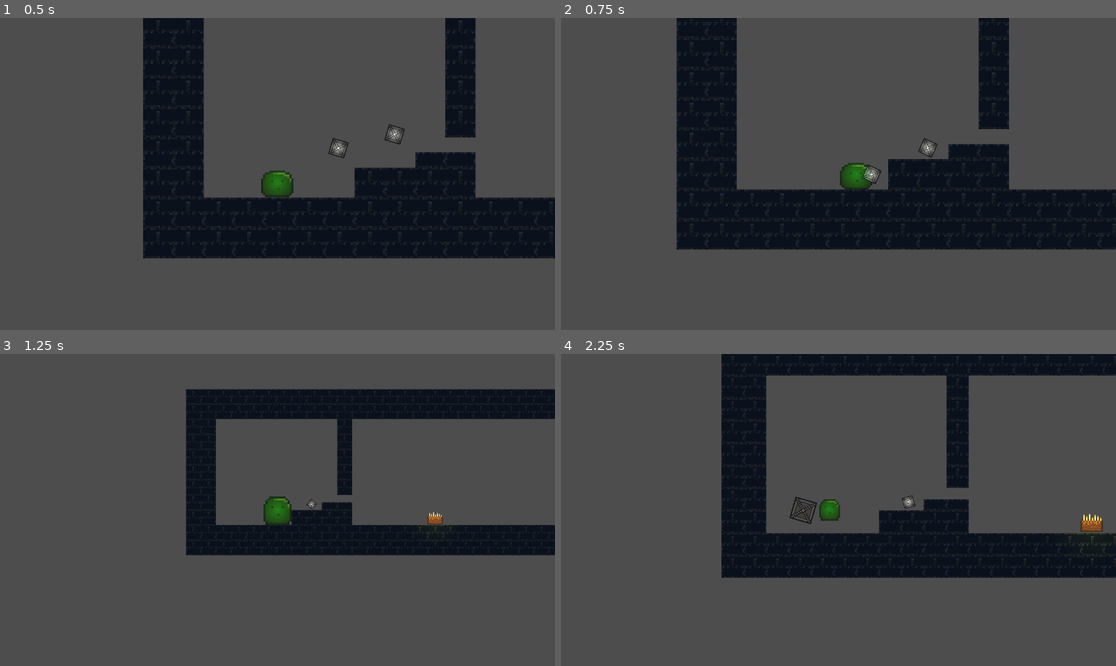
Above: before the commit, frames 1-4 (two rows, left to right).
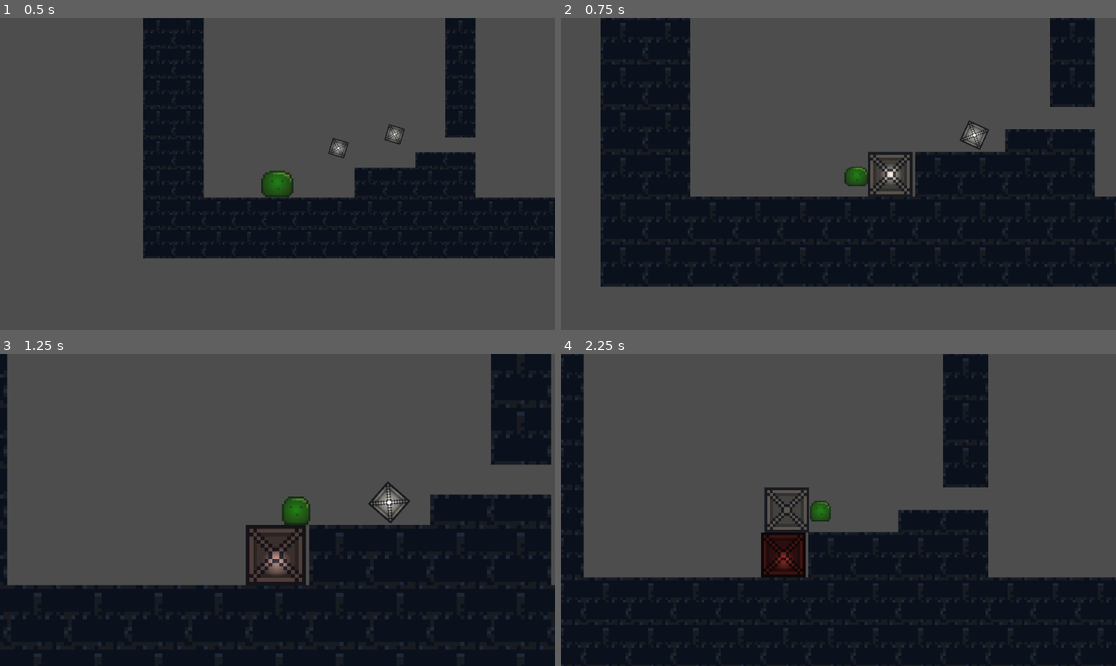
Above: after the commit, the same moments.

Repository: jkuball/splittle-bocks
Game: Godot game, scene res://scenes/levels/level3.tscn
The game is run twice, just before and just after one commit, with the same random seed, the same clock (stepped at 60 frames per second) and the same inputs. This scene is started directly instead of the project's main scene.
Inputs:
- Up to frame 1 (0.5 s): no input
- Up to frame 2 (0.75 s): hold D (player_right) from 0.53 s (still down); tap Space (player_splittle) at 0.6 s
- Up to frame 3 (1.25 s): keep holding D (player_right)
- Up to frame 4 (2.25 s): tap Space (player_splittle) at 1.35, 2.1 s; release D (player_right) at 2.03 s; hold A (player_left) from 2.03 s (still down)

Frame 1 is identical in both runs. In frame 2, 37% of the frame differs, in the area x 7-100%, y 0-87%; in frame 3, 48%; in frame 4, 48%, in the area x 0-100%, y 0-100%.

Commit message:
a bunch of stuff

Diff:
--- a/scenes/levels/level1.tscn
+++ b/scenes/levels/level1.tscn
@@ -19,6 +19,7 @@
 scale = Vector2(0.5, 0.5)
 spawn_target = NodePath("..")
 bocksScale = 0.5
+BASE_SPEED = 48000.0
 
 [node name="TileMapLayer" type="TileMapLayer" parent="."]
 scale = Vector2(8, 8)
--- a/scenes/levels/level3.tscn
+++ b/scenes/levels/level3.tscn
@@ -18,6 +18,7 @@
 [node name="Player" parent="." node_paths=PackedStringArray("spawn_target") instance=ExtResource("2_lu5v1")]
 position = Vector2(184, 455)
 spawn_target = NodePath("..")
+number_of_available_boxes = 1
 
 [node name="TileMapLayer" type="TileMapLayer" parent="."]
 scale = Vector2(8, 8)
--- a/scripts/player_movement.gd
+++ b/scripts/player_movement.gd
@@ -3,6 +3,7 @@
 @export var spawn_target: Node2D
 @export var bocksScale = 1.0
 @export var number_of_available_boxes = 0
+@export var BASE_SPEED = 58000.0
 
 const TEXTURE_PIXEL_SIZE = 16
 
@@ -12,9 +13,6 @@
 signal splittle(scale: Vector2)
 
 signal end(toggle: bool)
-
-const SPEED = 58000.0
-
 
 const minBocksScale = 0.0625
 
@@ -26,14 +24,24 @@
 var dead = false
 
 
-func _picked_up():
-	number_of_available_boxes += 1
+func grow():
+	bocksScale *= 2
 	apply_scale(Vector2(2, 2))
 	splittle.emit(Vector2(.5, .5))
 
 
+func shrink():
+	bocksScale /= 2
+	apply_scale(Vector2(.5, .5))
+	splittle.emit(Vector2(2, 2))
+
+
+func _picked_up():
+	number_of_available_boxes += 1
+	grow()
+
+
 func _a_bocks_decayed(box: Node2D):
-	bocksScale *= 2
 	bocks_list.erase(box)
 	check_decay()
 	for bocks in bocks_list:
@@ -46,6 +54,7 @@
 	if len(bocks_list) > 0 and bocks_list.all(func(box): return not box.decaying):
 		bocks_list[0].begin_decay()
 
+
 var bocks_list: Array[Node2D] = []
 func make_bocks() -> Node2D:
 	assert(number_of_available_boxes > 0)
@@ -57,14 +66,15 @@
 	check_decay()
 	return bocks
 
+
 func reposition_preview():
 	if look_right:
 		bocks_preview.set_position(Vector2(TEXTURE_PIXEL_SIZE*8,0))
 	else:
 		bocks_preview.set_position(-Vector2(TEXTURE_PIXEL_SIZE*8,0))
 
+
 func _physics_process(delta: float) -> void:
-
 	if dead:
 		if Input.is_action_just_released("respawn"):
 			var current_scene_file = get_tree().current_scene.scene_file_path
@@ -96,9 +106,6 @@
 				## Prototype bocks scaling ##
 				bocks.find_child("Collider").apply_scale(Vector2(bocksScale,bocksScale))
 
-				bocksScale = bocksScale / 2
-				#print_debug(bocksScale)
-
 				var scale_factor = TEXTURE_PIXEL_SIZE * scale.x
 
 				if look_right:
@@ -106,11 +113,7 @@
 				else:
 					bocks.set_position(get_position() + Vector2(-TEXTURE_PIXEL_SIZE * 8 * bocksScale, 0))
 
-				## /Prototype bocks scaling/ ##
-
-				apply_scale(Vector2(0.5,0.5))
-				splittle.emit(Vector2(2, 2))
-
+				shrink()
 
 
 
@@ -120,21 +123,21 @@
 	if direction:
 		if is_scale_bocks:
 			if look_right:
-				velocity.y = -direction * SPEED * bocksScale * delta
+				velocity.y = -direction * BASE_SPEED * bocksScale * delta
 			else:
-				velocity.y = direction * SPEED * bocksScale * delta
+				velocity.y = direction * BASE_SPEED * bocksScale * delta
 		else:
 			look_right = direction > 0
-			velocity.x = direction * SPEED * bocksScale * delta
+			velocity.x = direction * BASE_SPEED * bocksScale * delta
 			if velocity.y<0:
 				velocity.y = 0
 		if is_on_floor():
 			look_right = direction > 0
-			velocity.x = direction * SPEED * bocksScale * delta
+			velocity.x = direction * BASE_SPEED * bocksScale * delta
 	else:
 		if is_scale_bocks:
-			velocity.y = move_toward(velocity.y, 0, SPEED * bocksScale * delta)
-		velocity.x = move_toward(velocity.x, 0, SPEED * bocksScale * delta)
+			velocity.y = move_toward(velocity.y, 0, BASE_SPEED * bocksScale * delta)
+		velocity.x = move_toward(velocity.x, 0, BASE_SPEED * bocksScale * delta)
 
 	move_and_slide()
 
Not shown: 1 places in scenes/levels/level1.tscn that only renumber resources
Not shown: 1 places in scenes/levels/level2.tscn that only renumber resources
Not shown: 1 places in scenes/levels/level3.tscn that only renumber resources
Not shown: 1 places in scenes/levels/level4.tscn that only renumber resources
Not shown, added: todo.org
